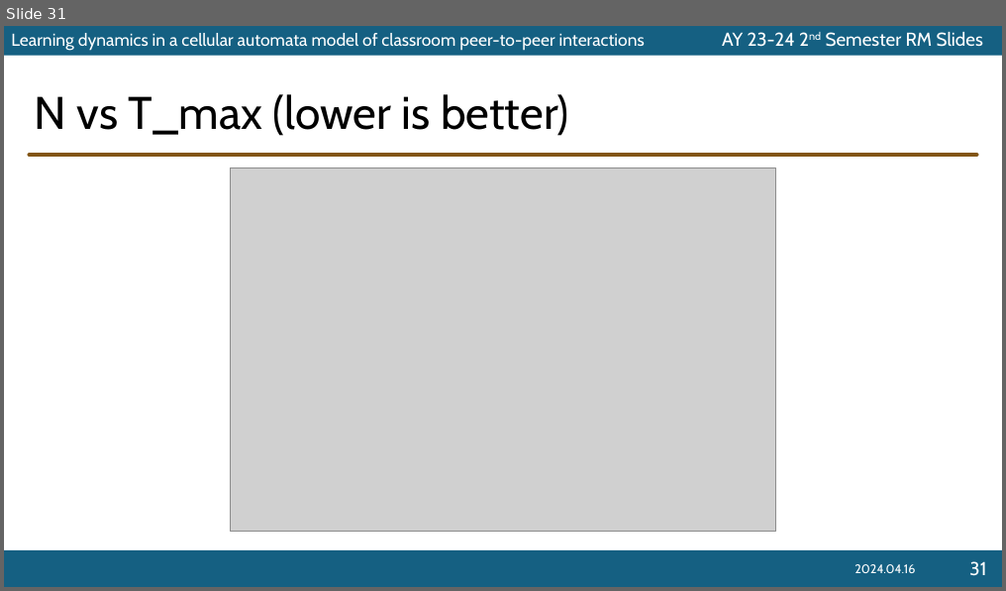
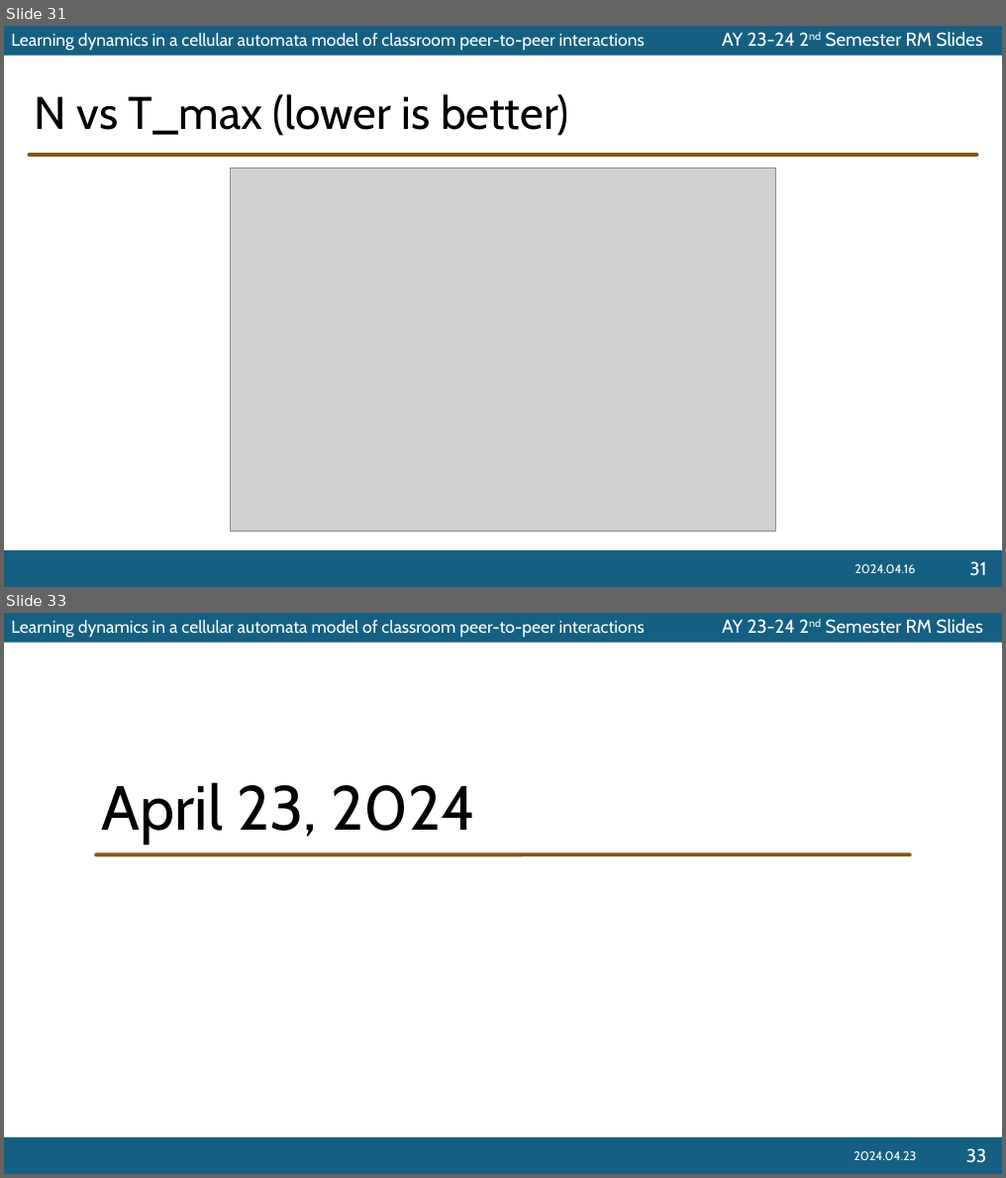
Before and after one commit to ioakimsy/BS-Thesis, a slide deck: documents/202324s2-RM-Slides-Sy.pptx. Shown one above the other, each under a label of ours: slide 31 before the commit, slides 31 and 33 after it; the slides between them are not shown. The pictures are 1006x591 and 1006x1178 pixels, drawn with LibreOffice and Linux fonts; fonts in the diff are those of the drawing; grey boxes stand for pictures; background and template pictures are left out. Boxes give left, top, right and bottom in pixels: in the first picture for what was removed or moved away, otherwise in the second. Text is boxed around its words. In the diff, an @@ line names an element or a change of style, - is before the commit and + after.

Commit message:
Updated RM slides and tmax vs N plot
Added slides for April 23 RM
- Fixed t vs n plot colors and legend. Added conclusions and figure captions as written in gslides

```diff
--- a/documents/202324s2-RM-Slides-Sy.pptx
+++ b/documents/202324s2-RM-Slides-Sy.pptx
@@ slide 33 added at [4, 613, 1002, 1174], background #FFFFFF; not listed: 4 template elements that a slide beside it also shows @@
@@ title added at [102, 782, 476, 845], 60 pt, text #000000 @@
+April 23, 2024
@@ rounded rectangle added at [94, 854, 912, 858], fill #825515 @@
@@ text added at [853, 1152, 916, 1160], 12 pt, text #FFFFFF @@
+2024.04.23
@@ page number added at [966, 1149, 987, 1163], 18 pt, text #FFFFFF @@
+33
```
Also in this commit, not shown: 1 other slide added, 1 other file.
